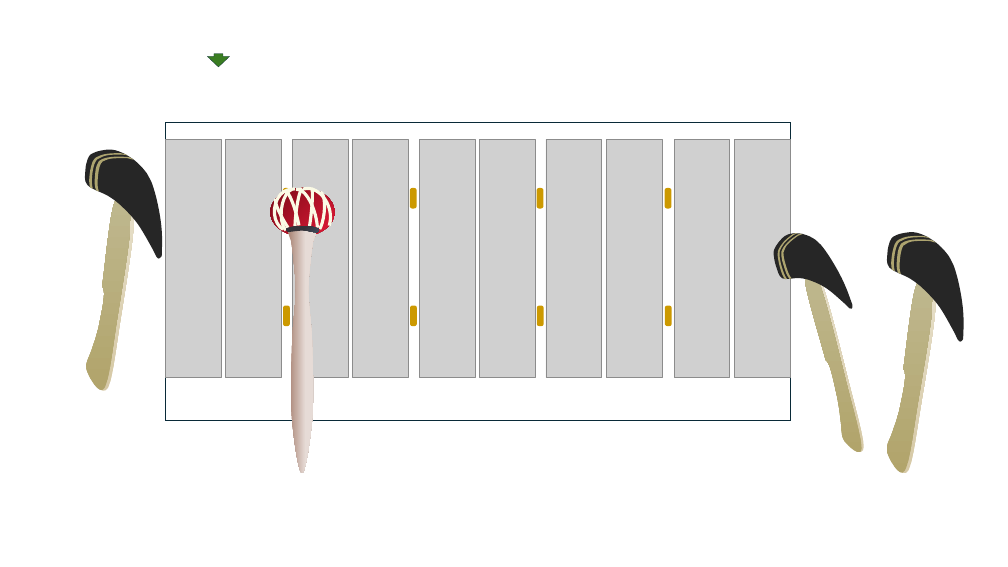
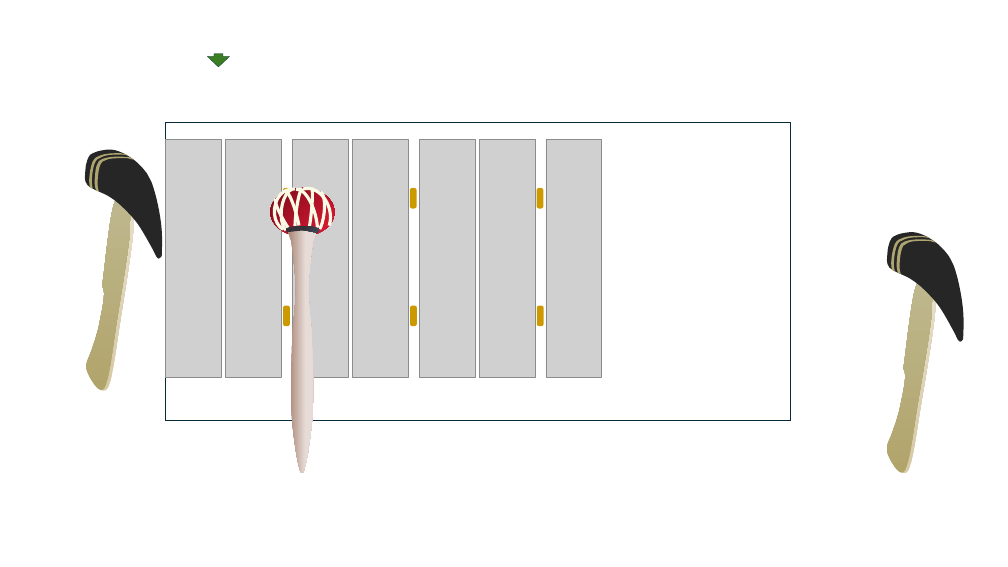
Before and after one commit to marcpaelinck/midi-player, a slide deck: slide 6 of midiplayer/data/utills/Instruments.pptx. Drawn at 1008x567 pixels with LibreOffice and Linux fonts; fonts in the diff are those of the drawing; grey boxes stand for pictures. Boxes give left, top, right and bottom in pixels: in the first picture for what was removed or moved away, otherwise in the second. Text is boxed around its words. In the diff, an @@ line names an element or a change of style, - is before the commit and + after.

```diff
--- a/midiplayer/data/utills/Instruments.pptx
+++ b/midiplayer/data/utills/Instruments.pptx
@@ picture removed at bbox=[606, 139, 662, 377] @@
@@ picture removed at bbox=[675, 139, 730, 377] @@
@@ picture removed at bbox=[734, 139, 790, 377] @@
@@ rounded rectangle removed at bbox=[665, 188, 671, 209] @@
@@ group removed at bbox=[774, 233, 864, 452]: 5 freeform shapes @@
@@ rounded rectangle removed at bbox=[665, 306, 671, 326] @@
```
Also in this commit, not shown: 1 slide added, 1 slide removed.
